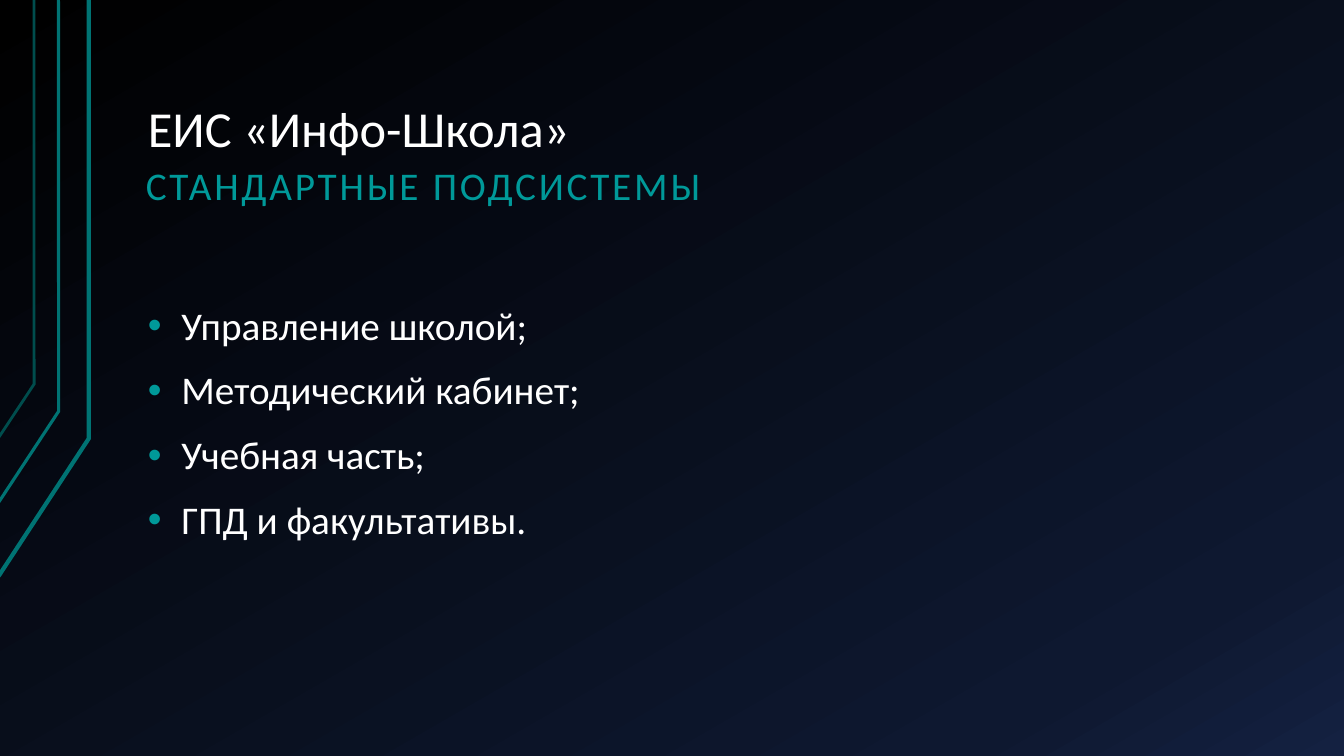
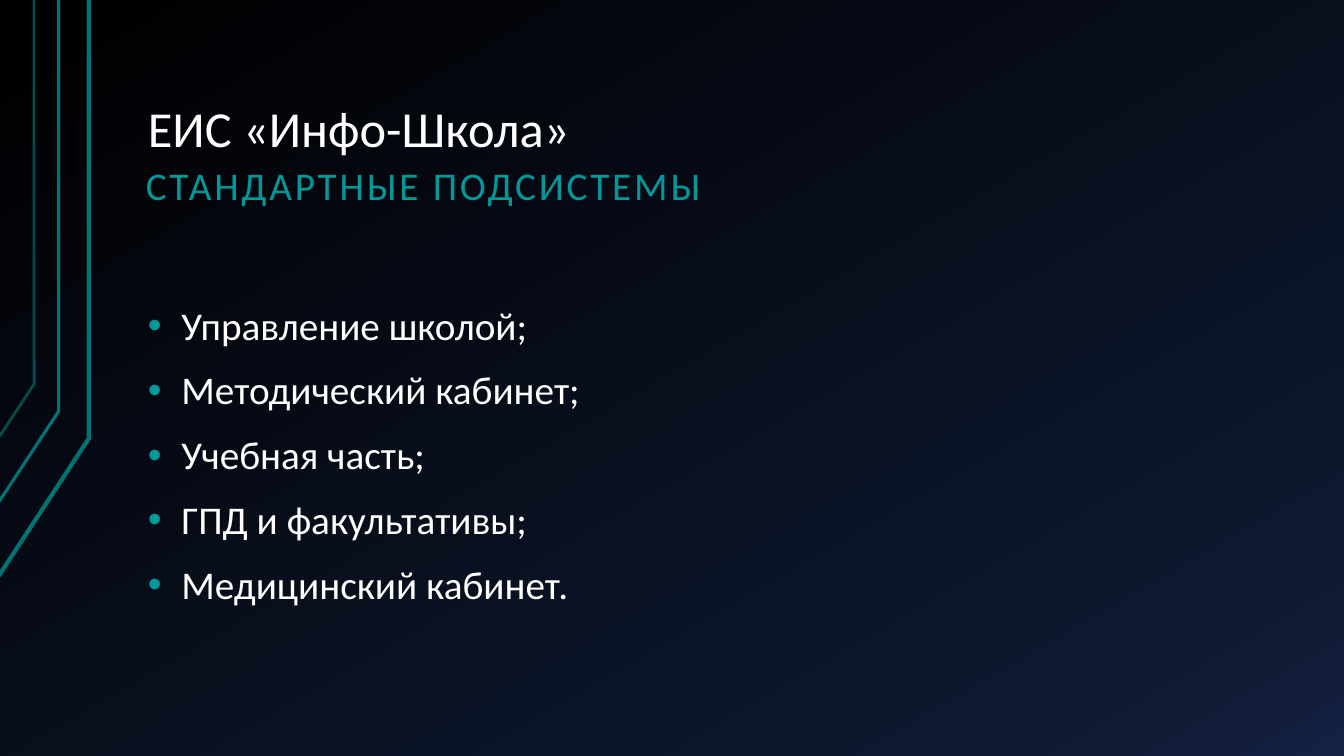
Before and after one commit to InfoCollege/InfoCollegeD, a slide deck: slide 4 of Программа «Информационное образование».pptx. Drawn at 1344x756 pixels with LibreOffice and Linux fonts; fonts in the diff are those of the drawing. Boxes give left, top, right and bottom in pixels: in the first picture for what was removed or moved away, otherwise in the second. Text is boxed around its words. In the diff, an @@ line names an element or a change of style, - is before the commit and + after.

```diff
--- a/Программа «Информационное образование».pptx
+++ b/Программа «Информационное образование».pptx
@@ text at (181,507,568,606): text changed @@
-• ГПД и факультативы.
+• ГПД и факультативы;
+• Медицинский кабинет.
```
Also in this commit, not shown: 2 other slides changed, 5 other files.
